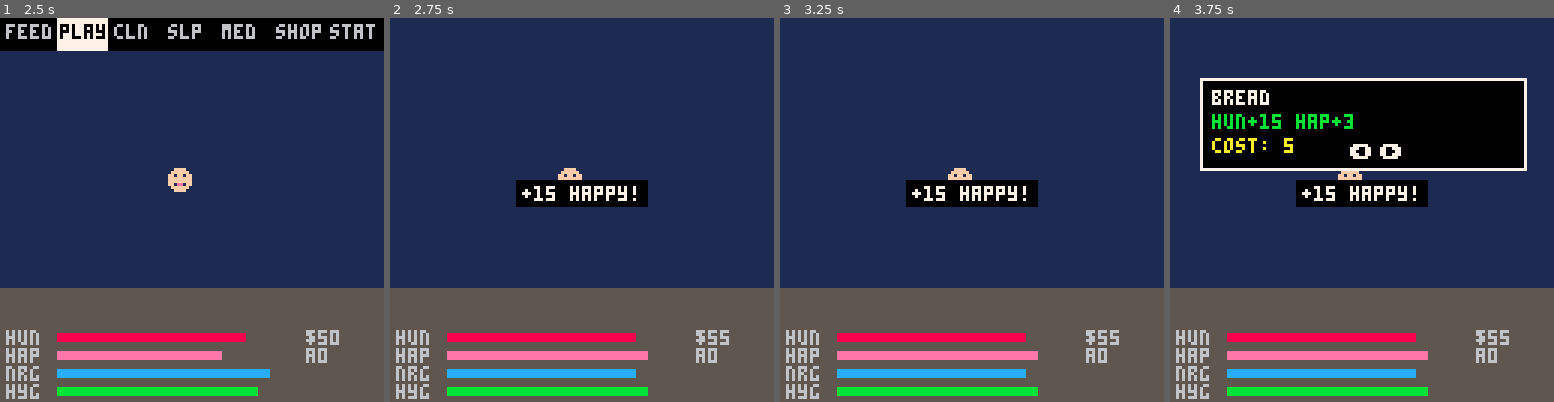
Above: before the commit, frames 1-4 (left to right).
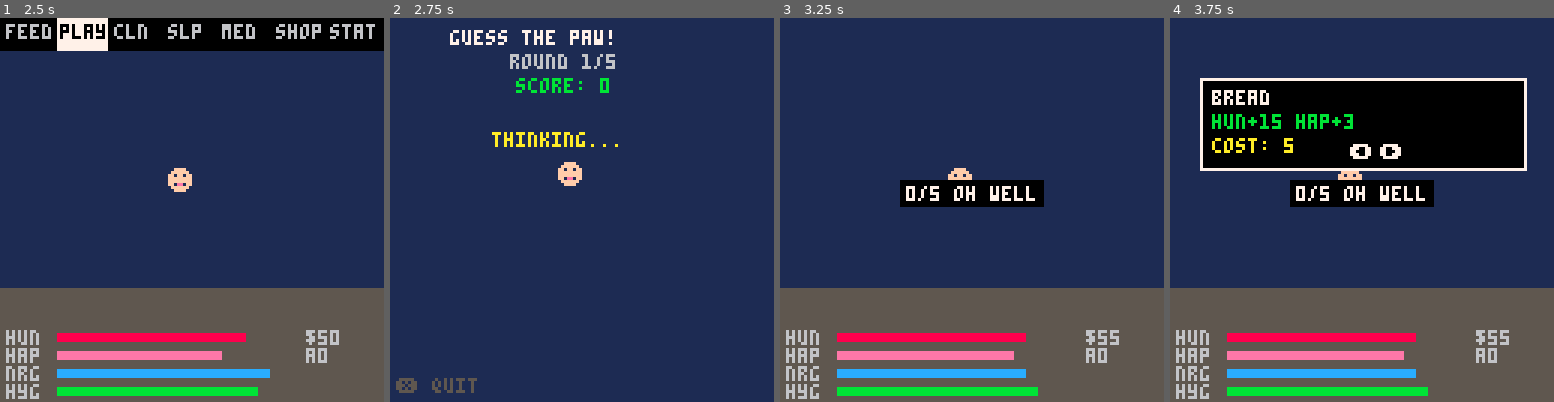
Above: after the commit, the same moments.

Repository: mortegaux/clawmogatchi
Game: PICO-8 cartridge clawmogatchi.p8
Same seed, same stepped clock (60 frames per second), same inputs: the game is played once before the commit and once after it.
Inputs:
- Up to frame 1 (2.5 s): tap X (X key) at 0.33, 1.07, 1.85 s; tap O (Z key) at 0.7, 1.7, 2.1 s; hold Right 1.6-2.1 s; hold Right from 2.47 s (still down)
- Up to frame 2 (2.75 s): keep holding Right; tap O (Z key) at 2.5 s
- Up to frame 3 (3.25 s): tap O (Z key) at 2.9 s; tap X (X key) at 2.97 s; release Right at 3.03 s; hold Left from 3.08 s (still down)
- Up to frame 4 (3.75 s): tap O (Z key) at 3.3, 3.7 s; release Left at 3.58 s

Frame 1 is identical in both runs. In frame 2, 34% of the frame differs, in the area x 0-100%, y 3-100%; in frame 3, 0.9%; in frame 4, 0.9%.

Commit message:
Add Phase 2: SFX sound effects + guessing minigame + new sprites
- 11 SFX slots with real PICO-8 sound data (button click, menu select,
  feed chirp, clean sweep, sleep chime, sick alarm, death tone,
  medicine jingle, poop bloop, coin collect, evolution fanfare)
- Guessing game minigame: best of 5 rounds, pet thinks LEFT/RIGHT,
  player guesses. Win 3+ = +15 happy +20 coins, lose = +5 happy +5 coins
- New sprites row 1: left/right arrows, question mark, checkmark,
  X mark, heart, star (for minigame UI)
- Full state machine wiring: st_guess state with 4 phases
  (thinking, input, reveal, final results)
- Game timer pauses tick decay during minigame
- Save/load safety: resets to idle if loaded mid-game

https://claude.ai/code/session_016nPb98LJBtFYVGZ3LfVdQF

Diff:
--- a/clawmogatchi.p8
+++ b/clawmogatchi.p8
@@ -8,6 +8,7 @@
 st_idle=0 st_menu=1 st_feed=2
 st_play=3 st_clean=4 st_sleep=5
 st_med=6 st_stats=7 st_dead=8
+st_guess=9
 
 -- pet stages
 stg_baby=0 stg_kid=1 stg_adult=2
@@ -52,6 +53,13 @@
   msg_t=0,    -- message timer
   anim_t=0,   -- animation timer
   eat_t=0,    -- eating anim timer
+ }
+
+ -- minigame state
+ game={
+  rnd=0,scr=0,
+  ph=0,ans=0,tmr=0,
+  res=0,done=false,
  }
 
  -- pet state
@@ -113,6 +121,32 @@
   return
  end
 
+ -- guessing game update
+ if g.state==st_guess then
+  if game.tmr>0 then
+   game.tmr-=1
+  else
+   if game.ph==0 then
+    game.ph=1
+   elseif game.ph==2 then
+    game.rnd+=1
+    if game.rnd>5 then
+     game.done=true
+     game.ph=3
+     game.tmr=90
+    else
+     game.ph=0
+     game.tmr=30
+     game.ans=flr(rnd(2))
+    end
+   elseif game.ph==3 then
+    end_guess()
+   end
+  end
+  handle_input()
+  return
+ end
+
  -- tick timer
  g.tick_t+=1
  if g.tick_t>=tick_len then
@@ -139,6 +173,11 @@
 
  if pet.dead then
   draw_death()
+  return
+ end
+
+ if g.state==st_guess then
+  draw_guess()
   return
  end
 
@@ -217,6 +256,22 @@
   if btnp(5) then
    g.state=st_idle
    sfx(0)
+  end
+
+ elseif g.state==st_guess then
+  if game.ph==1 then
+   if btnp(0) then
+    check_guess(0)
+   elseif btnp(1) then
+    check_guess(1)
+   end
+  end
+  if game.done and
+     (btnp(4) or btnp(5)) then
+   end_guess()
+  end
+  if btnp(5) and not game.done then
+   end_guess()
   end
  end
 end
@@ -287,12 +342,41 @@
   show_msg("too tired!")
   return
  end
- pet.hap=clamp(pet.hap+15,0,100)
+ -- start guessing game
+ game.rnd=1 game.scr=0
+ game.ph=0 game.tmr=30
+ game.ans=flr(rnd(2))
+ game.done=false
+ g.state=st_guess
+ sfx(1)
+end
+
+function check_guess(dir)
+ if dir==game.ans then
+  game.scr+=1
+  game.res=1
+  sfx(9)
+ else
+  game.res=0
+  sfx(5)
+ end
+ game.ph=2
+ game.tmr=40
+end
+
+function end_guess()
+ if game.scr>=3 then
+  pet.hap=clamp(pet.hap+15,0,100)
+  g.coins+=20
+  sfx(10)
+  show_msg("you win! "..game.scr.."/5")
+ else
+  pet.hap=clamp(pet.hap+5,0,100)
+  g.coins+=5
+  show_msg(game.scr.."/5 oh well")
+ end
  pet.nrg=clamp(pet.nrg-10,0,100)
- g.coins+=5
  g.state=st_idle
- sfx(1)
- show_msg("+15 happy!")
 end
 
 function do_clean()
@@ -660,6 +744,81 @@
   print("!! sick !!",12,y,8)
  end
  print("\151 back",80,114,6)
+end
+
+function draw_guess()
+ -- full screen game view
+ rectfill(0,0,127,127,1)
+
+ -- title + score
+ print("guess the paw!",20,4,7)
+ print("round "..game.rnd.."/5",40,12,6)
+ print("score: "..game.scr,42,20,11)
+
+ -- pet sprite
+ local px,py=56,50
+ if game.ph==2 then
+  if game.res==1 then
+   spr(2,px,py) -- happy
+  else
+   spr(3,px,py) -- sad
+  end
+ else
+  local sp=get_pet_sprite()
+  -- bounce during thinking
+  if game.ph==0 then
+   py+=sin(g.anim_t/10)*2
+  end
+  spr(sp,px,py)
+ end
+
+ if game.ph==0 then
+  -- thinking phase
+  print("thinking...",34,38,10)
+ elseif game.ph==1 then
+  -- input phase
+  circfill(60,44,4,7)
+  pset(58,48,7)
+  pset(59,49,7)
+  print("?",58,42,0)
+  -- arrows prompt
+  spr(8,24,72) -- left arrow
+  spr(9,92,72) -- right arrow
+  print("left",22,82,6)
+  print("right",88,82,6)
+ elseif game.ph==2 then
+  -- reveal
+  if game.ans==0 then
+   spr(8,56,72)
+  else
+   spr(9,56,72)
+  end
+  if game.res==1 then
+   spr(11,56,84) -- checkmark
+   print("correct!",38,94,11)
+  else
+   spr(12,56,84) -- x mark
+   print("wrong!",42,94,8)
+  end
+ elseif game.ph==3 then
+  -- final results
+  rectfill(20,36,108,96,0)
+  rect(20,36,108,96,7)
+  if game.scr>=3 then
+   print("you win!",40,42,11)
+  else
+   print("try again!",36,42,8)
+  end
+  print(game.scr.."/5 correct",34,56,7)
+  local c=game.scr>=3 and 20 or 5
+  print("+"..c.." coins",42,68,10)
+  print("\142 continue",34,84,6)
+ end
+
+ -- back hint
+ if not game.done then
+  print("\151 quit",2,120,5)
+ end
 end
 
 function draw_death()
@@ -728,6 +887,8 @@
  pet.diet={dget(24),dget(25),dget(26)}
  pet.dead=dget(27)==1
  g.tick=dget(30)
+ -- reset if mid-game
+ g.state=st_idle
 end
 
 -->8
@@ -746,6 +907,14 @@
 ff0ee0ffff0ee0fff0eeee0ffff00fffffffffffbb8008bb04141400009aa9000000000000000000000000000000000000000000000000000000000000000000
 0ffffff00ffffff00ffffff00ffffff00ffffff00bbbbbb004444400000990000000000000000000000000000000000000000000000000000000000000000000
 00ffff0000ffff0000ffff0000ffff0000ffff0000bbbb0000444000000000000000000000000000000000000000000000000000000000000000000000000000
+00000000000000000000000000000000000000000000000000000000000000000000000000000000007770000000000000000000000000000000000000000000
+00000000000000000000000000000000000000000000000000000000000000000008000000008000070077000000000b0800008008800880000a000000000000
+0000000000000000000000000000000000000000000000000000000000000000008800000000880000007700000000b0008008000888088000aaa00000000000
+00000000000000000000000000000000000000000000000000000000000000000888888008888880000770000b000b0000088000088888800aaaaa0000000000
+000000000000000000000000000000000000000000000000000000000000000008888880088888800007700000b0b000000880000888888000aaa00000000000
+0000000000000000000000000000000000000000000000000000000000000000008800000000880000000000000b000000800800008888000a0a0a0000000000
+00000000000000000000000000000000000000000000000000000000000000000008000000008000000770000000000008000080000880000000000000000000
+00000000000000000000000000000000000000000000000000000000000000000000000000000000000000000000000000000000000000000000000000000000
 __gff__
 0000000000000000000000000000000000000000000000000000000000000000000000000000000000000000000000000000000000000000000000000000000000000000000000000000000000000000000000000000000000000000000000000000000000000000000000000000000000000000000000000000000000000000
 0000000000000000000000000000000000000000000000000000000000000000000000000000000000000000000000000000000000000000000000000000000000000000000000000000000000000000000000000000000000000000000000000000000000000000000000000000000000000000000000000000000000000000
Not shown, changed: the sound effects (__sfx__) section of clawmogatchi.p8
